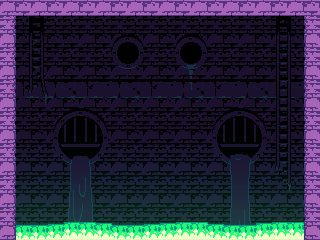
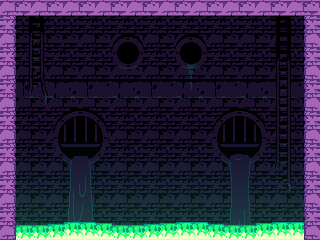
Two versions of the same layered image (320x240). Layer-by-layer changes:
moved "walls" into group "environment" over [277, 27, 290, 82]
painted on "ladder tall" over [277, 27, 290, 82]
